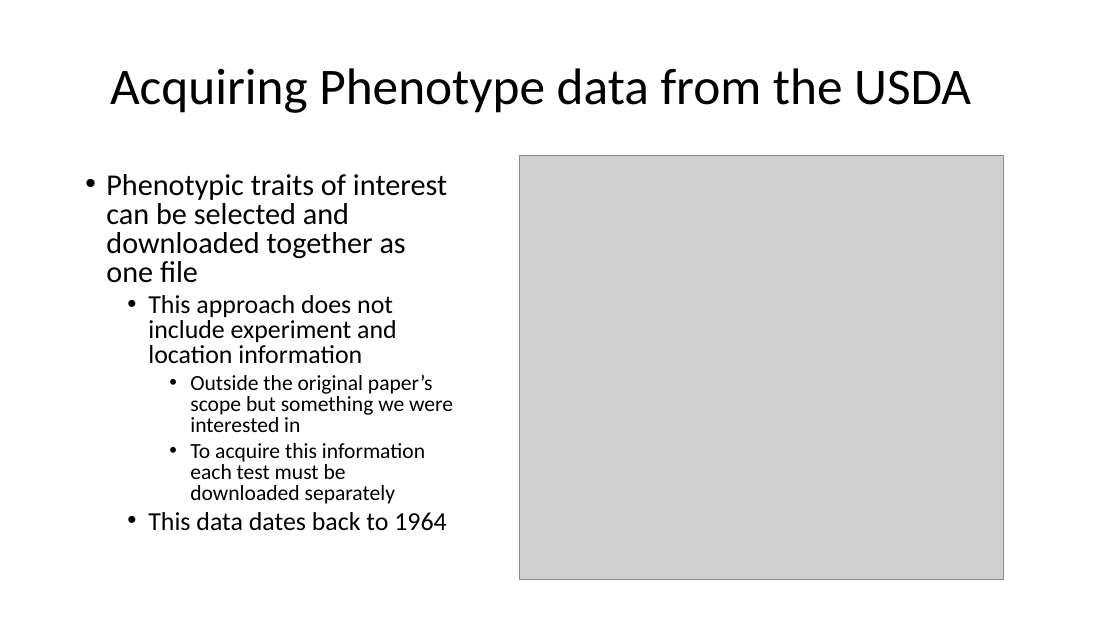
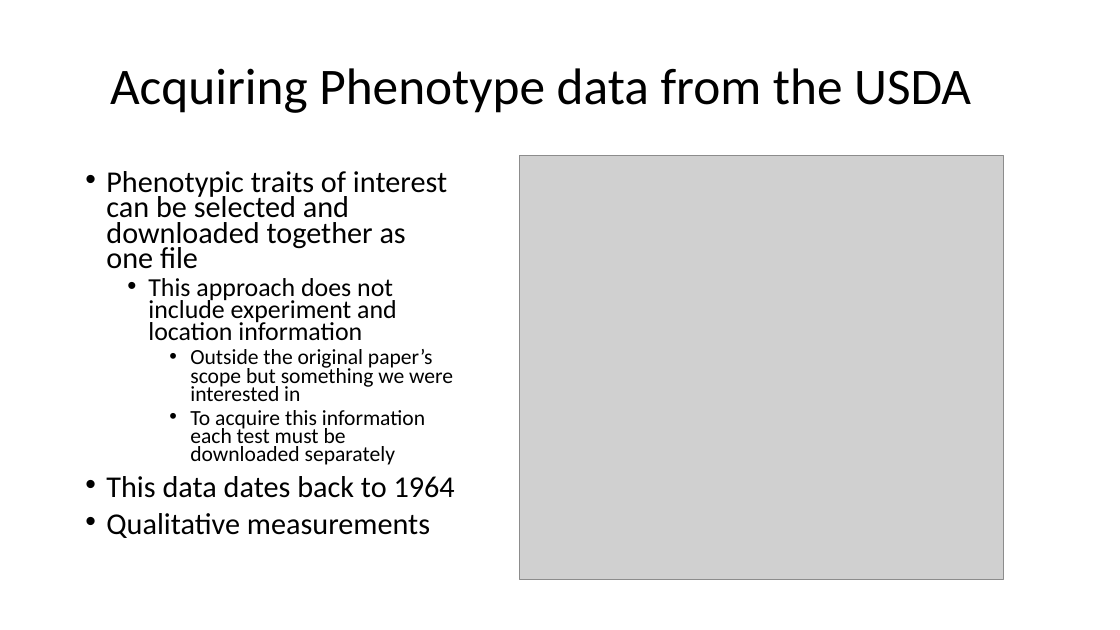
Before and after one commit to mighster/BCB546x-Fall2017-Undercaffeinated, a slide deck: slide 8 of Characterization of Disease Resistance Loci in the USDA.pptx. Drawn at 1120x630 pixels with LibreOffice and Linux fonts; fonts in the diff are those of the drawing; grey boxes stand for pictures. Boxes give left, top, right and bottom in pixels: in the first picture for what was removed or moved away, otherwise in the second. Text is boxed around its words. In the diff, an @@ line names an element or a change of style, - is before the commit and + after.

```diff
--- a/Characterization of Disease Resistance Loci in the USDA.pptx
+++ b/Characterization of Disease Resistance Loci in the USDA.pptx
@@ text at box(106, 171, 455, 498): size 22.2 to 25.9 pt in "This data dates back to 1964"; line spacing 0.8 to 0.7; list level 2 to 1 in "This data dates back to ..." @@
@@ text at box(106, 513, 430, 538): paragraph added @@
+• Qualitative measurements
```
Also in this commit, not shown: 3 other slides changed.
